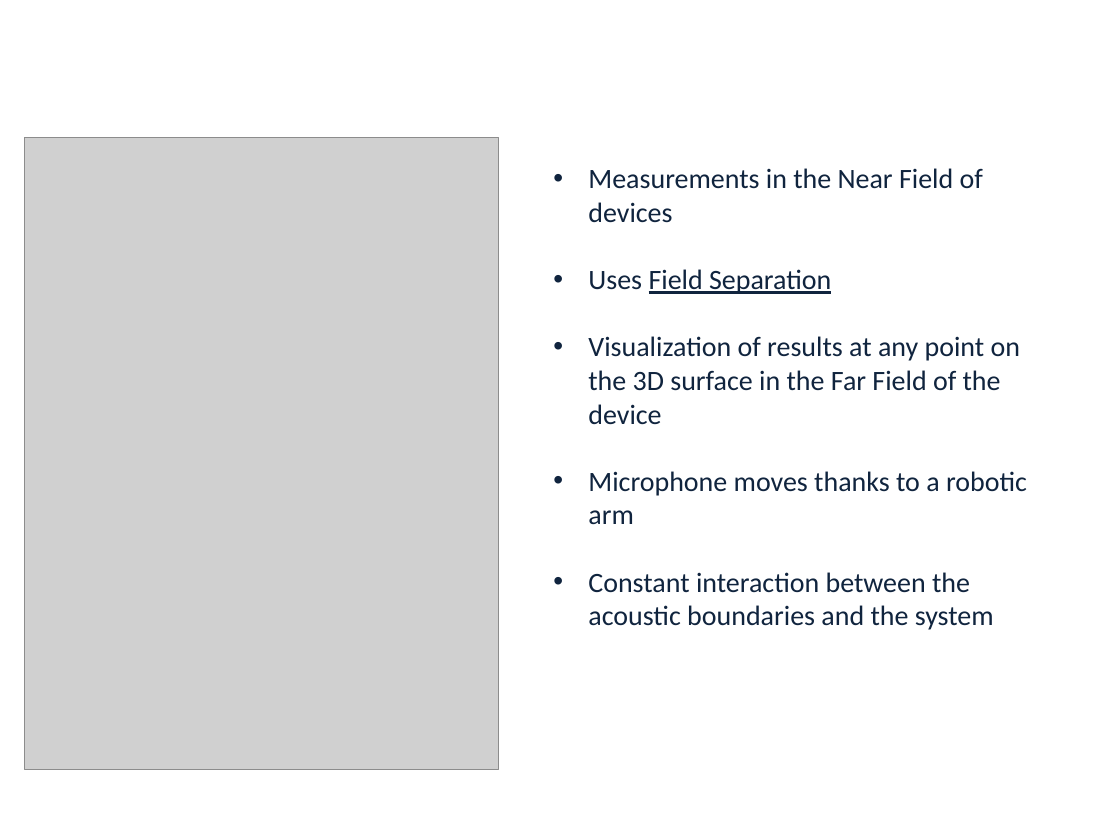
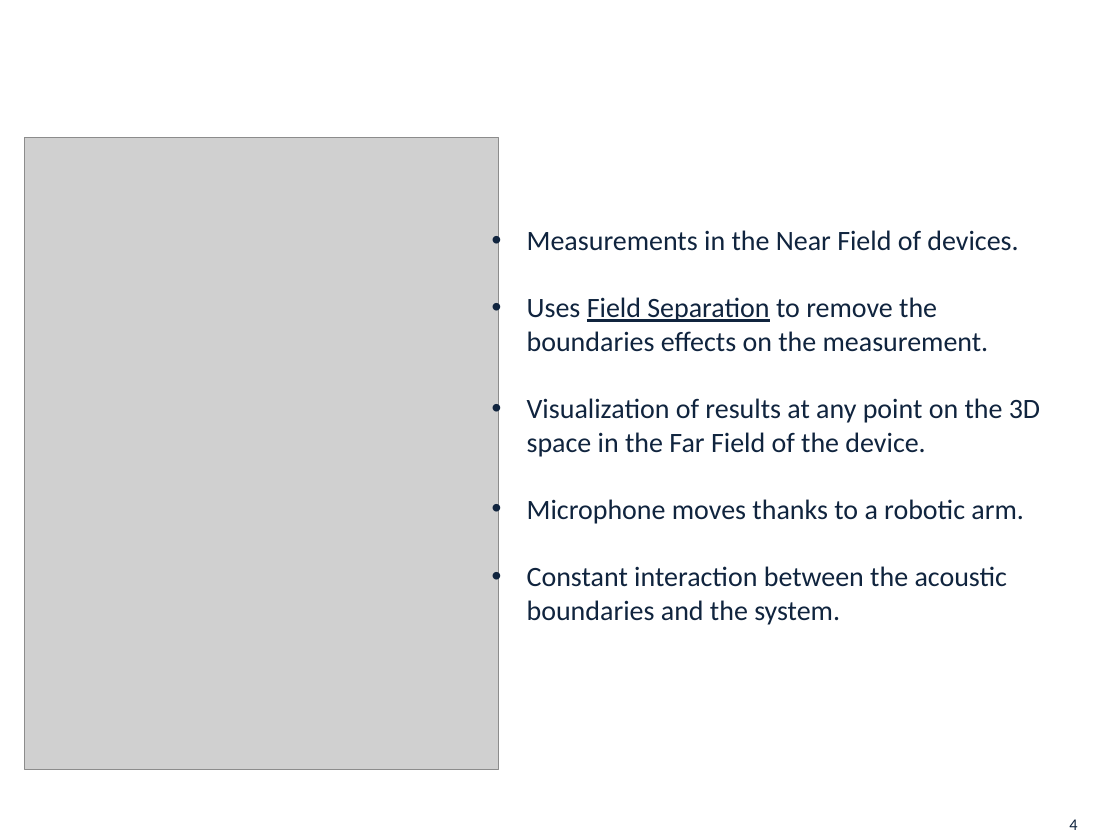
Before and after one commit to starpum/Master-Thesis, a slide deck: slide 4 of presentation/Soutenance.pptx. Drawn at 1120x840 pixels with LibreOffice and Linux fonts; fonts in the diff are those of the drawing; grey boxes stand for pictures; background and template pictures are left out. Boxes give left, top, right and bottom in pixels: in the first picture for what was removed or moved away, otherwise in the second. Text is boxed around its words. In the diff, an @@ line names an element or a change of style, - is before the commit and + after.

```diff
--- a/presentation/Soutenance.pptx
+++ b/presentation/Soutenance.pptx
@@ text at <box>527,230,1040,625</box>: text changed @@
-• Measurements in the Near Field of devices
-• Uses Field Separation
-• Visualization of results at any point on the 3D surface in the Far Field of the device
-• Microphone moves thanks to a robotic arm
-• Constant interaction between the acoustic boundaries and the system
+• Measurements in the Near Field of devices.
+• Uses Field Separation to remove the boundaries effects on the measurement.
+• Visualization of results at any point on the 3D space in the Far Field of the device.
+• Microphone moves thanks to a robotic arm.
+• Constant interaction between the acoustic boundaries and the system.
@@ page number added at <box>1069,819,1077,830</box>, 10.5 pt, text #0F243E @@
+4
```
Also in this commit, not shown: 26 other slides changed, 18 other files.
